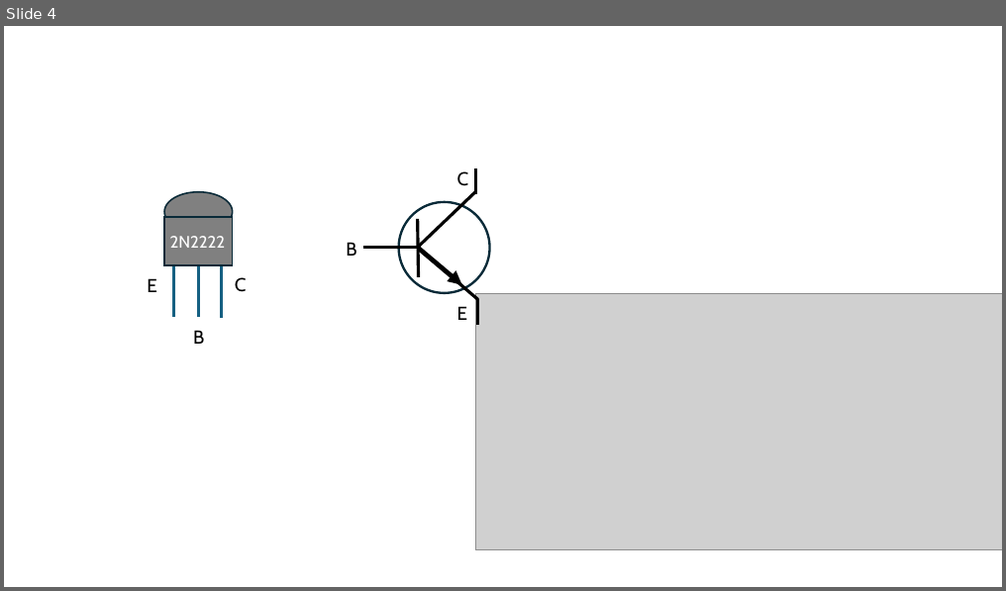
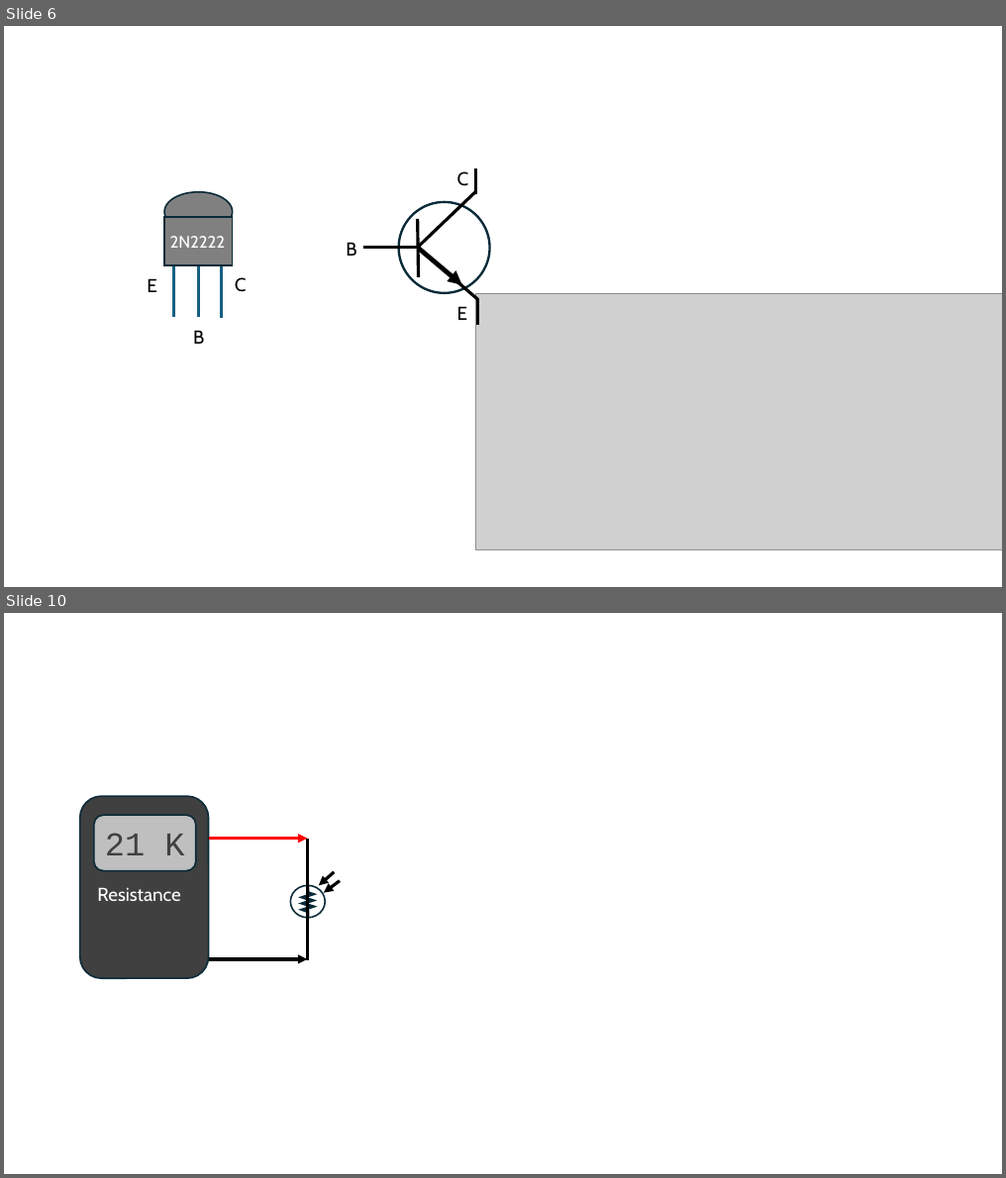
Before and after one commit to dmccreary/beginning-electronics, a slide deck: slides/LED-figures.pptx. Shown one above the other, each under a label of ours: slide 4 before the commit, slides 6 and 10 after it; the slides between them are not shown. The pictures are 1006x591 and 1006x1178 pixels, drawn with LibreOffice and Linux fonts; fonts in the diff are those of the drawing; grey boxes stand for pictures. Boxes give left, top, right and bottom in pixels: in the first picture for what was removed or moved away, otherwise in the second. Text is boxed around its words. In the diff, an @@ line names an element or a change of style, - is before the commit and + after.

```diff
--- a/slides/LED-figures.pptx
+++ b/slides/LED-figures.pptx
@@ slide 10 added at <box>4,613,1002,1174</box>, background #FFFFFF @@
@@ rounded rectangle added at <box>79,796,208,979</box>, fill #404040, outline #092A39 1.5 pt @@
@@ rounded rectangle added at <box>94,815,196,871</box>, fill #BFBFBF, outline #092A39 1.5 pt, 32 pt, text #404040 @@
+21 K
@@ arrow added from (208, 839) to (307, 839), #FF0000 3 pt @@
@@ line added from (307, 839) to (307, 961), #000000 3 pt @@
@@ text added at <box>97,887,180,901</box>, 18 pt, text #FFFFFF @@
+Resistance
@@ group added at <box>291,872,340,919</box>: 2 arrows, 1 ellipse, 1 freeform shape @@
@@ arrow added from (208, 959) to (307, 959), #000000 3 pt @@
@@ what was slide 4 is now slide 6 @@
```
Also in this commit, not shown: 2 slides changed, 5 other slides added, 1 slide removed, 3 other files.
